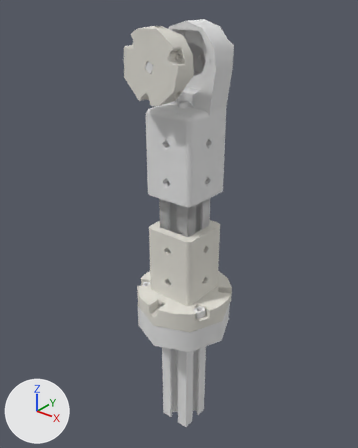
One commit to the glTF model src/models/art4.glb: the scene before it, then after it.
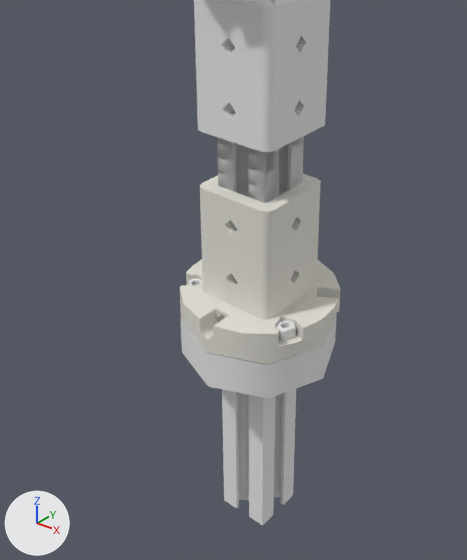
Old and new are each drawn whole from a camera (50 mm lens) standing at (1.4, -1.82, 1.13) and looking at (-0.07, 0.02, -0.01) and again close up on the part from 9% to 86% of the width and 26% to 100% of the height. Every picture has the same lights, and +X, +Y and +Z are marked at lower left. The last two pictures show the newer version. Where no turn or scale is listed for an object, it has been applied to the vertices. Vertices at exactly the same position are counted once.

The older version as bpy lines, for what is in view:
```python
me_scanne_touch_completo_01_12311_026 = bpy.data.meshes.new('scanne_touch_completo_01_12311.026')
me_scanne_touch_completo_01_12311_026.from_pydata(...)  # 3760 vertices, 7395 faces; spans x -0.27..0.25, y -0.27..0.25, z -1.28..0.99
# faces by material slot: [14, 100, 5894, 56, 320, 1011]
me_scanne_touch_completo_01_12311_026.materials.append(mat_mtl2)  # light grey #d5dbe3
me_scanne_touch_completo_01_12311_026.materials.append(mat_mtl3)  # brown #ac8c5e
me_scanne_touch_completo_01_12311_026.materials.append(mat_default_mtl)  # white #e7e7e7
me_scanne_touch_completo_01_12311_026.materials.append(mat_mtl4)  # white #f4f4f4
me_scanne_touch_completo_01_12311_026.materials.append(mat_mtl5)  # yellow #e8ca7a
me_scanne_touch_completo_01_12311_026.materials.append(mat_mtl6)  # light grey #e2dfd7
ob_art4 = bpy.data.objects.new('art4', me_scanne_touch_completo_01_12311_026)
ob_art4.location = (0.0, -0.001, 0.0)
```
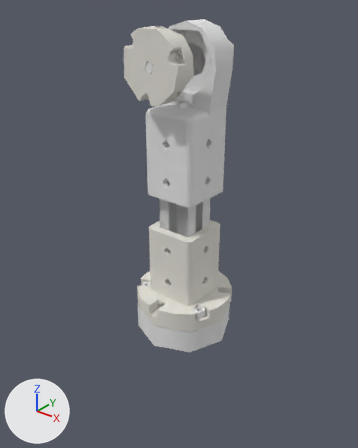
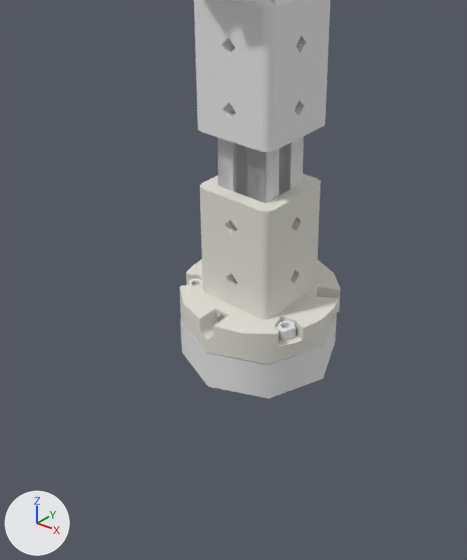
Pixel boxes (x1, y1, x2, y2) of what changed, in the close-ups (467 x 560 px; the box of a moved part takes in the faces that stretch with it):
'art4', reshaped: before (180, 0, 340, 525); after (180, 0, 340, 399)
part 1 of me_scanne_touch_completo_01_12311_026, moved or reshaped: before (217, 136, 304, 525); after (217, 136, 304, 203)

What the commit changed:
me_scanne_touch_completo_01_12311_026 is used by ob_art4; location (0.0, -0.001, 0.0).
me_scanne_touch_completo_01_12311_026 had 3760 vertices, 7395 faces and spanned x -0.27..0.25, y -0.27..0.25, z -1.28..0.99.
me_scanne_touch_completo_01_12311_026 now has 3760 vertices, 7395 faces and spans x -0.27..0.25, y -0.27..0.25, z -0.67..0.99.
me_scanne_touch_completo_01_12311_026 part 1: all 104 vertices in x -0.1..0.09, y -0.1..0.08, z -1.28 are moved by (0.0, 0.0, 0.99).
